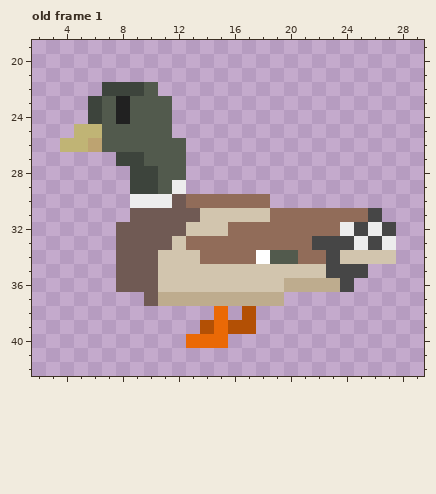
Edited in one commit: pixel-art file (Assets/Sprites/Characters/Mallard.aseprite). Above is the file before it was changed.
32x32 pixels, 6 frames. Shown: old frame 1: x 2..29, y 19..42. The old version is drawn lined up with the new one, on the new canvas. The commit also changed other frames, which this record leaves out.
After:
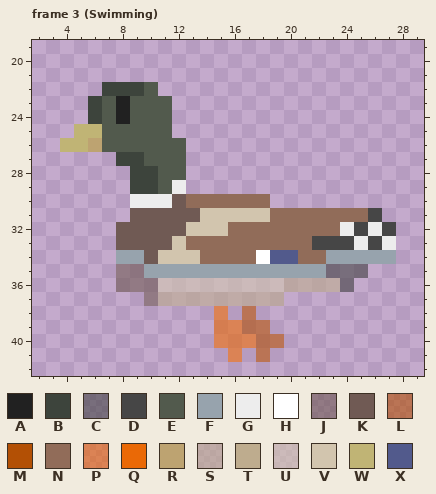
Palette (. is transparent): A #212121  B #3d443c  C #46464699  D #464646  E #525a4d  F #97a3ad  G #ededed  H #ffffff  J #705a5499  K #705a54  L #b3500599  M #b35005  N #916c59  P #ea690699  Q #ea6906  R #bda371  S #beac8e99  T #beac8e  U #d2c5ae99  V #d2c5ae  W #c0b475  X #525a8c
A new or re-ordered frame is compared with the old frame closest to it.
Changes in this commit:
canvas 32x32 -> 32x64, the old top-left corner now at 0,16
frames re-ordered
Frame 3 (Swimming) against old frame 1:
y 34: x 8..9 KK -> FF; x 19..20 EE -> XX; x 23..27 DVVVV -> FFFFF
y 35: x 8..25 KKKVVVVVVVVVVVVDDD -> JJFFFFFFFFFFFFFCCC
y 36: x 8..24 KKKVVVVVVVVVTTTTD -> JJJUUUUUUUUUSSSSC
y 37: x 10..19 KTTTTTTTTT -> JSSSSSSSSS
y 38: x 15 Q -> P; x 17 M -> L
y 39: x 14..18 MQMM. -> .PPLL
y 40: x 13..19 QQQ.... -> ..PPPLL
y 41: x 16 . -> P; x 18 . -> L
Changed places in both pictures, as pixel boxes (x1, y1, x2, y2):
changed: (116, 250, 396, 362)
